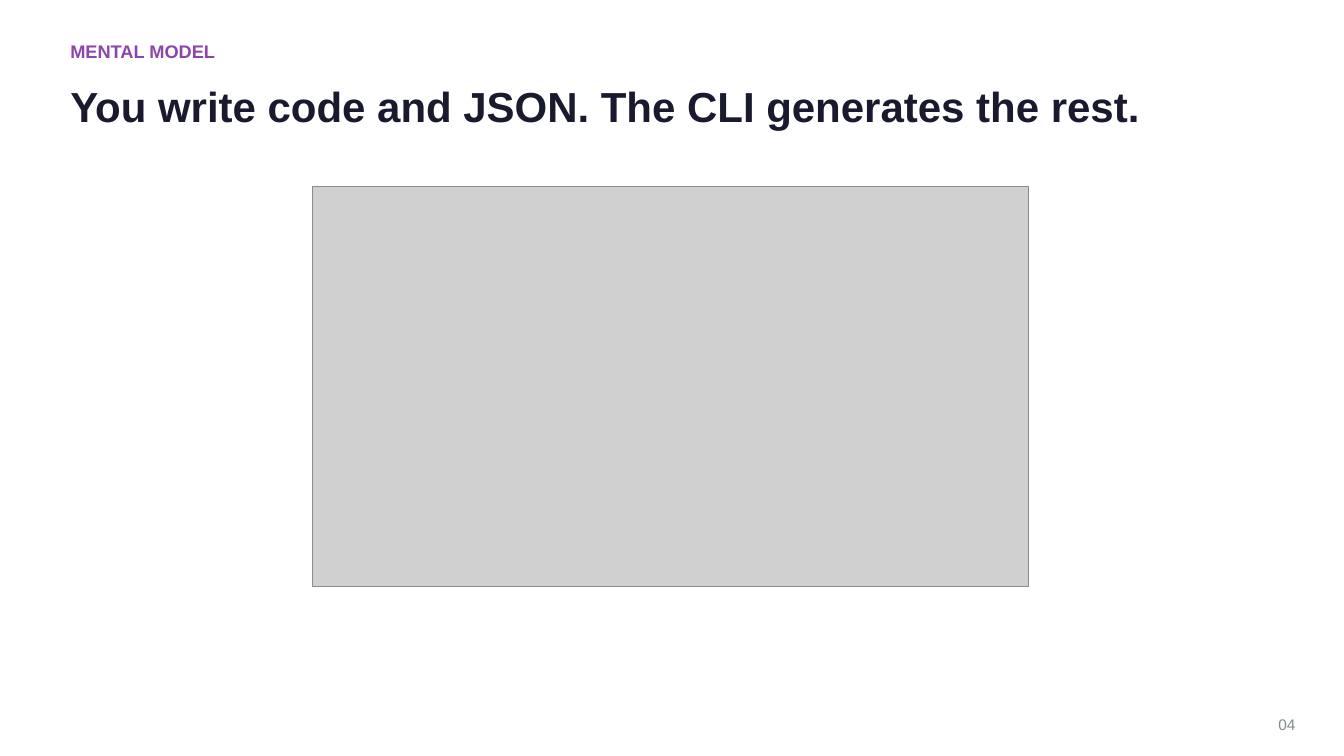
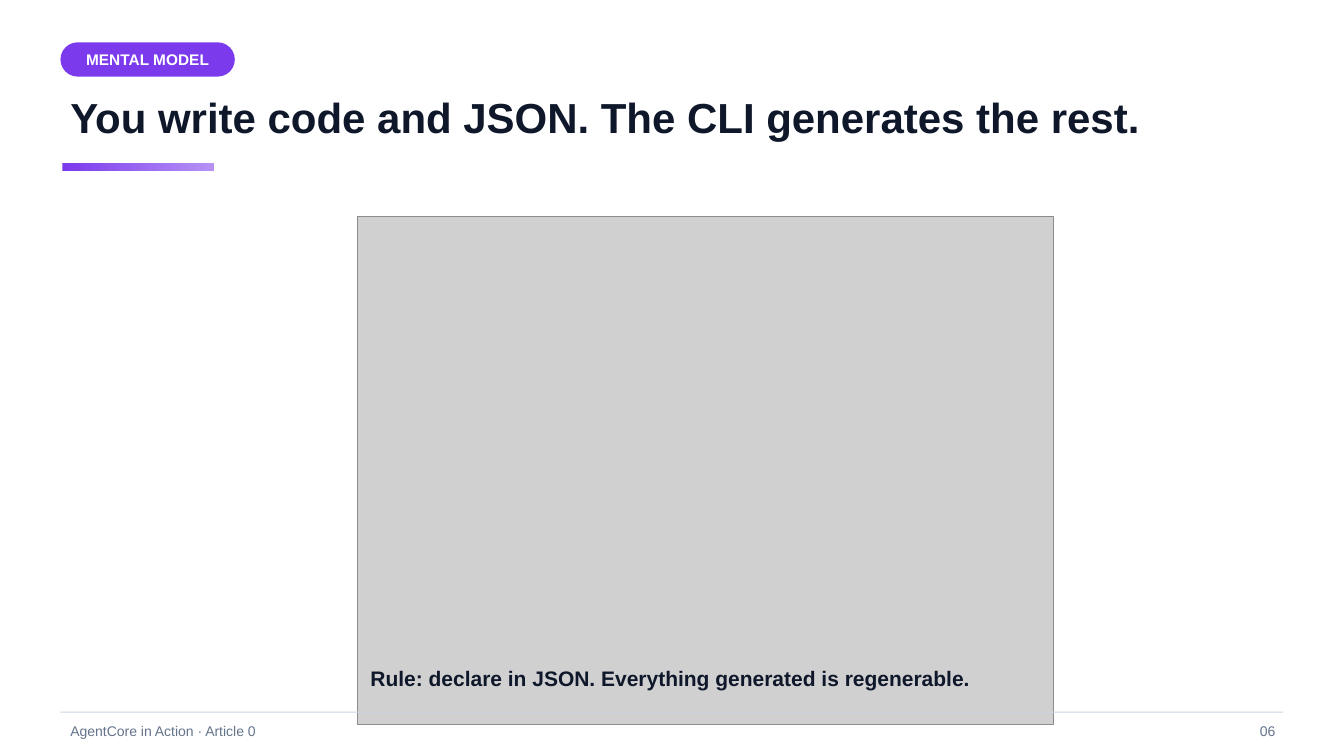
Before and after one commit to pinxiong/bedrock-agentcore-in-action, a slide deck: slide 6 of articles/decks/aws-agentcore-under-the-hood.pptx (slide 4 before the commit). Drawn at 1344x756 pixels with LibreOffice and Linux fonts; fonts in the diff are those of the drawing; grey boxes stand for pictures. Boxes give left, top, right and bottom in pixels: in the first picture for what was removed or moved away, otherwise in the second. Text is boxed around its words. In the diff, an @@ line names an element or a change of style, - is before the commit and + after.

Commit message:
a0 revision v2: vivid design system, env-first step-by-step structure, screenshot spots
- figures: 8 figures (new F0 command map), vivid palette, shadows, gradients,
  8 distinct layouts; reused across en/zh articles and deck
- en article: env checklist up front, steps 1-5 with real commands+outputs,
  6 screenshot spots, sanitized account id
- zh article: same structure, same figures, screenshot spots
- deck: 23 slides, dark gradient title/divider/closing slides, kicker chips,
  accent underlines, dark code panels, LIVE DEMO chips, number badges
- PLAN.md: v2 figure/ppt specs + screenshot-spot convention

```diff
--- a/articles/decks/aws-agentcore-under-the-hood.pptx
+++ b/articles/decks/aws-agentcore-under-the-hood.pptx
@@ rounded rectangle "MENTAL MODEL" resized from (x1=70, y1=45, x2=215, y2=58) to (x1=60, y1=42, x2=235, y2=77) @@
@@ rounded rectangle "MENTAL MODEL" at (x1=60, y1=42, x2=235, y2=77): size 13 to 11 pt, text colour #8E44AD to #FFFFFF; alignment left to centre; vertical alignment top to middle; fill none to #7C3AED @@
@@ text "You write code and JSON. ..." moved from (x1=70, y1=91, x2=1140, y2=131) to (x1=70, y1=102, x2=1140, y2=142) @@
@@ text "You write code and JSON. ..." at (x1=70, y1=102, x2=1140, y2=142): text colour #1A1A2E to #0F172A @@
@@ rectangle added at (x1=63, y1=163, x2=214, y2=170), fill gradient #7C3AED to #B692F5 @@
@@ picture resized from (x1=313, y1=187, x2=1028, y2=587) to (x1=358, y1=217, x2=1054, y2=725) @@
@@ text added at (x1=370, y1=670, x2=970, y2=690), 15 pt, text #0F172A, bold @@
+Rule: declare in JSON. Everything generated is regenerable.
@@ rectangle added at (x1=60, y1=712, x2=1284, y2=713), fill #CBD5E1 @@
@@ text removed at (x1=1278, y1=719, x2=1295, y2=730) @@
-04
@@ text added at (x1=70, y1=726, x2=256, y2=739), 10 pt, text #64748B @@
+AgentCore in Action · Article 0
@@ text added at (x1=1260, y1=726, x2=1276, y2=736), 10 pt, text #64748B @@
+06
```
Also in this commit, not shown: 10 other slides changed, 12 slides added, 6 slides removed, 21 other files.
